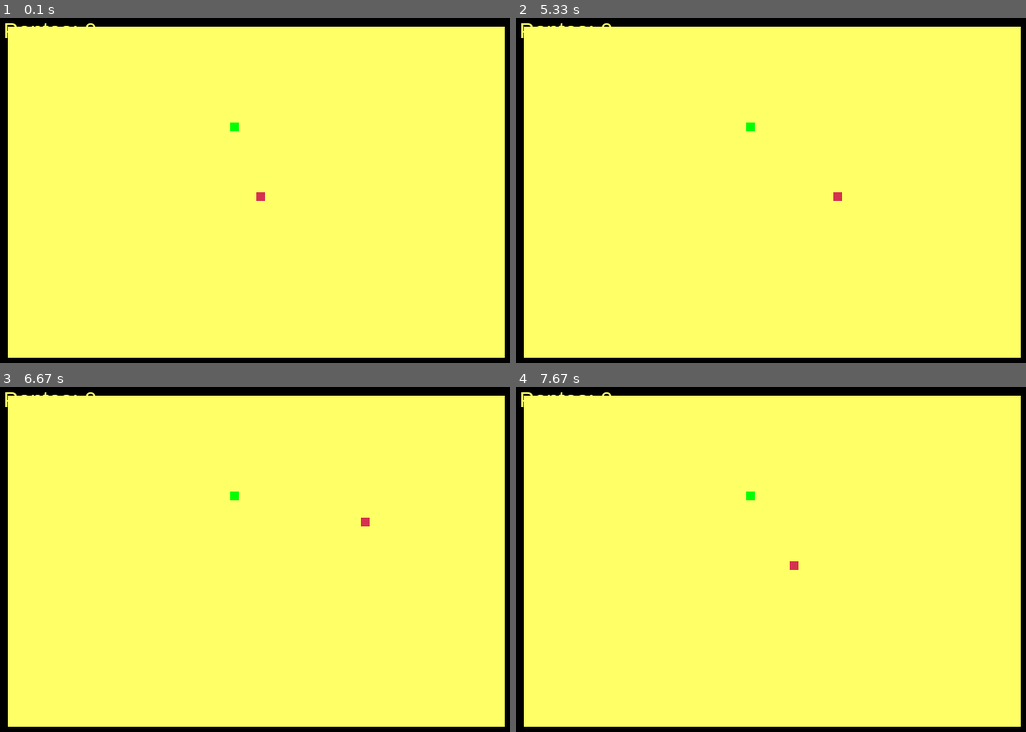
Above: before the commit, frames 1-4 (two rows, left to right).
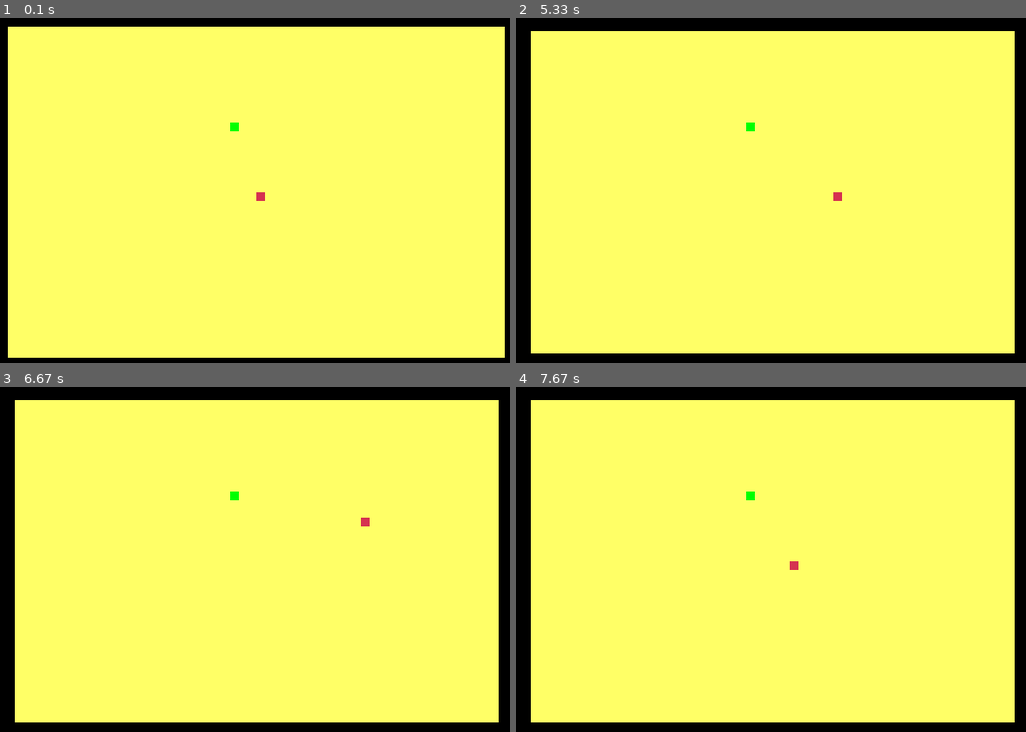
Above: after the commit, the same moments.

Repository: samara-c/snake_modificado_pygame
Game: pygame game, started from snake.py
The game is run twice, just before and just after one commit, with the same random seed, the same clock (stepped at 60 frames per second) and the same inputs.
Inputs:
- Up to frame 1 (0.1 s): no input
- Up to frame 2 (5.33 s): hold Right 0.33-0.8 s; hold Up 0.83-1.13 s; hold Right 1.17-1.63 s; hold Left 1.67-2.2 s; hold Down 2.23-2.53 s; hold Left 2.57-2.97 s; hold Up 3-3.37 s; hold Right 3.4-4.03 s; hold Down 4.07-4.43 s; hold Left 4.47-4.93 s; hold Right from 4.97 s (still down)
- Up to frame 3 (6.67 s): release Right at 5.43 s; hold Up 5.47-5.77 s; hold Right 5.8-6.27 s; hold Left from 6.3 s (still down)
- Up to frame 4 (7.67 s): release Left at 6.83 s; hold Down 6.87-7.17 s; hold Left 7.2-7.6 s; hold Up from 7.63 s (still down)

The runs differ from the first frame. In frame 1, less than 0.1% of the frame differs, in the area x 1-19%, y 1-6%; in frame 2, 4.9%, in the area x 1-99%, y 1-99%; in frame 3, 4.9%; in frame 4, 4.9%.

Commit message:
Mecanicas atualizadas

Diff:
--- a/snake.py
+++ b/snake.py
@@ -12,6 +12,8 @@
 green = (0, 255, 0)
 blue = (50, 153, 213)
 
+
+
 dis_width = 600
 dis_height = 400
 
@@ -20,6 +22,9 @@
 
 
 clock = pygame.time.Clock()
+CLOCKTICK = pygame.USEREVENT+1
+pygame.time.set_timer(CLOCKTICK, 1000)
+
 
 snake_block = 10
 snake_speed = 15
@@ -45,7 +50,7 @@
 
 def message(msg, color):
     mesg = font_style.render(msg, True, color)
-    dis.blit(mesg, [dis_width / 6, dis_height / 3])
+    dis.blit(mesg, (230, 150))
 
 def desenha_ret (tam_ret_x, tam_ret_y, pos_x, pos_y):
     rect = pygame.draw.rect(dis, yellow, (pos_x, pos_y, tam_ret_x, tam_ret_y))
@@ -54,6 +59,12 @@
 
 def calcula_pos_retangulo(pos_x, pos_y):
     print("lalal")
+
+def pisca_tela():
+        cont = 5000
+        while cont!=0:
+            pygame.draw.rect(dis, black, (0,400,600,400))
+            cont-=1
 
 
 
@@ -75,6 +86,8 @@
     pos_ret_y_1 = 380
     pos_ret_y_2 = 15
 
+    contador = 5
+
 
 
 
@@ -90,25 +103,27 @@
     foodx = round(random.randrange(0, tam_ret_x - snake_block - 5) / 10.0) * 10.0
     foody = round(random.randrange(0, tam_ret_y - snake_block - 5) / 10.0) * 10.0
 
+    temporizador = 60
+
     while not game_over:
 
         while game_close == True:
             dis.fill(black)
-            message("You Lost! Press C-Play Again or Q-Quit", red)
+            message("Voce perdeu!", red)
             Your_score(Length_of_snake - 1)
             pygame.display.update()
 
             for event in pygame.event.get():
                 if event.type == pygame.KEYDOWN:
-                    if event.key == pygame.K_q:
-                        game_over = True
-                        game_close = False
+                    if event.key == pygame.K_SPACE:
+                        gameLoop()
+
                     if event.key == pygame.K_c:
                         gameLoop()
 
         for event in pygame.event.get():
             if event.type == pygame.QUIT:
-                game_over = True
+                pygame.quit()
             if event.type == pygame.KEYDOWN:
                 if event.key == pygame.K_LEFT:
                     x1_change = -snake_block
@@ -122,7 +137,22 @@
                 elif event.key == pygame.K_DOWN:
                     y1_change = snake_block
                     x1_change = 0
-
+            if event.type == CLOCKTICK:
+                temporizador-=1
+                contador -=1
+                if contador == 0:
+                    tam_ret_x-=15
+                    tam_ret_y-=10
+                    pos_ret_x_1-=8
+                    pos_ret_x_2-=8
+                    pos_ret_y_1-=5
+                    pos_ret_y_2-=5
+                    pos_x+=8
+                    pos_y+=5
+                    contador = 4
+                    pisca_tela()
+
+                print(str(temporizador))
 
         x_cord = int(x1)
         y_cord = int(y1)
@@ -150,30 +180,23 @@
 
 
         our_snake(snake_block, snake_List)
-        Your_score(Length_of_snake - 1)
+
 
         pygame.display.update()
 
         if x1 == foodx and y1 == foody:
 
-            foodx = round(random.randrange(0, tam_ret_x - snake_block) / 10.0) * 10.0
-            foody = round(random.randrange(0, tam_ret_y - snake_block) / 10.0) * 10.0
+            foodx = round(random.randrange(0, tam_ret_x) / 10.0) * 10.0
+            foody = round(random.randrange(0, tam_ret_y) / 10.0) * 10.0
             Length_of_snake += 1
-            tam_ret_x-=15
-            tam_ret_y-=10
-            pos_ret_x_1-=8
-            pos_ret_x_2-=8
-            pos_ret_y_1-=5
-            pos_ret_y_2-=5
-            pos_x+=8
-            pos_y+=5
+            contador+=2
+
 
 
             print (str(pos_x))
             print (str(pos_y))
 
-        if event.type == pygame.QUIT:
-            game_over = True
+
         clock.tick(snake_speed)
 
     pygame.quit()
